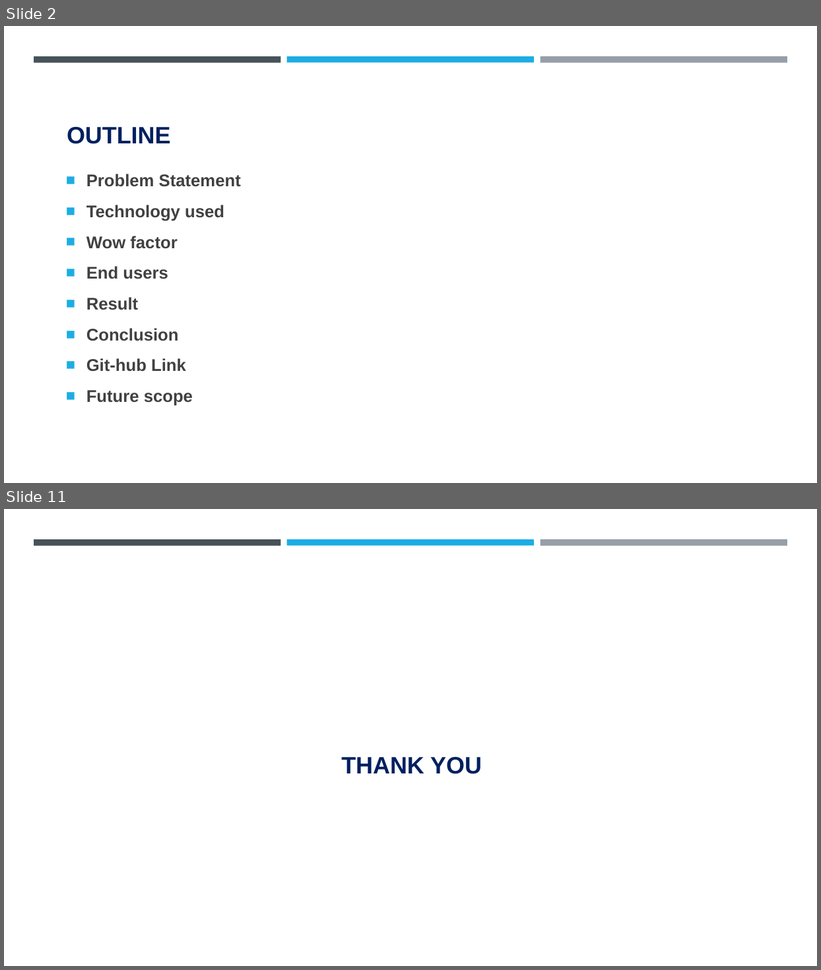
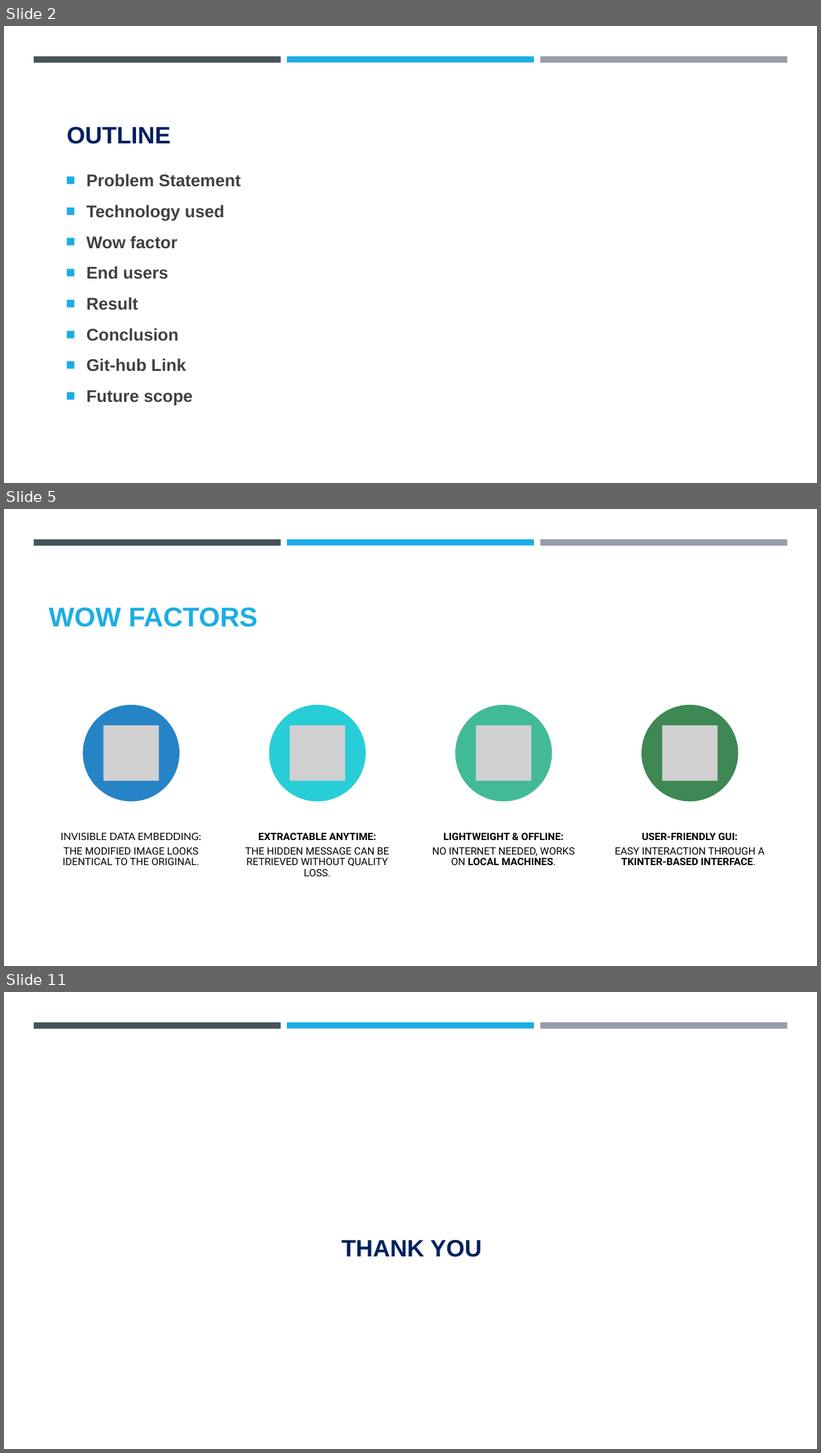
Before and after one commit to Akshay-S-Gupta/IBM-Cybersecurity-Internship, a slide deck: steganography_project.pptx. Shown one above the other, each under a label of ours: slides 2 and 11 before the commit, slides 2, 5 and 11 after it; the slides between them are not shown. The pictures are 821x970 and 821x1453 pixels, drawn with LibreOffice and Linux fonts; fonts in the diff are those of the drawing; grey boxes stand for pictures; background and template pictures are left out. Boxes give left, top, right and bottom in pixels: in the first picture for what was removed or moved away, otherwise in the second. Text is boxed around its words. In the diff, an @@ line names an element or a change of style, - is before the commit and + after.

```diff
--- a/steganography_project.pptx
+++ b/steganography_project.pptx
@@ slide 5 added at [4,509,817,966], background #FFFFFF; not listed: 3 template elements that a slide beside it also shows @@
@@ title added at [49,607,258,627], 32 pt, text #1CADE4, bold @@
+WOW FACTORS
@@ group added at [61,705,765,877]: 4 ellipses, 4 pictures, 4 texts @@
+INVISIBLE DATA EMBEDDING:
+THE MODIFIED IMAGE LOOKS IDENTICAL TO THE ORIGINAL.
+EXTRACTABLE ANYTIME:
+THE HIDDEN MESSAGE CAN BE RETRIEVED WITHOUT QUALITY LOSS.
+LIGHTWEIGHT & OFFLINE:
+NO INTERNET NEEDED, WORKS ON LOCAL MACHINES.
+USER-FRIENDLY GUI:
+EASY INTERACTION THROUGH A TKINTER-BASED INTERFACE.
```
Also in this commit, not shown: 2 slides changed, 5 other slides added, 6 slides removed, 2 other files.
